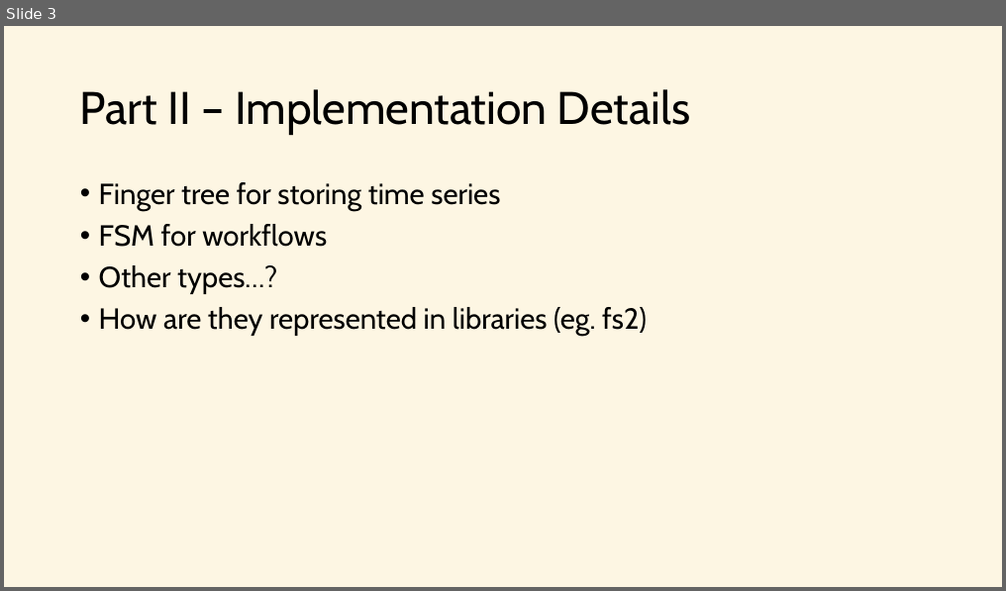
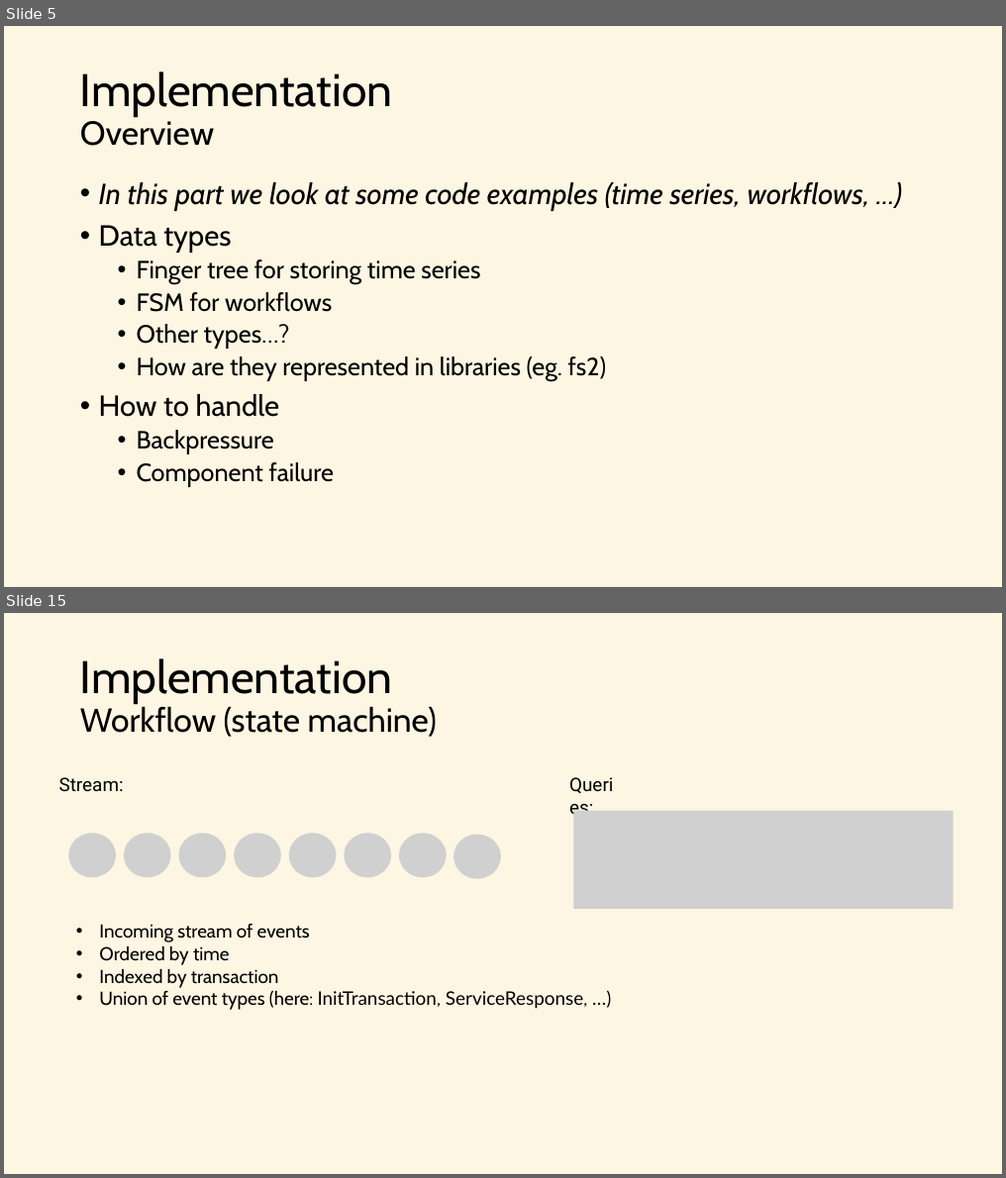
Before and after one commit to j-mueller/talks, a slide deck: 2016-12-scala-exchange/stream-processing.pptx. Shown one above the other, each under a label of ours: slide 3 before the commit, slides 5 and 15 after it; the slides between them are not shown. The pictures are 1006x591 and 1006x1178 pixels, drawn with LibreOffice and Linux fonts; fonts in the diff are those of the drawing; grey boxes stand for pictures. Boxes give left, top, right and bottom in pixels: in the first picture for what was removed or moved away, otherwise in the second. Text is boxed around its words. In the diff, an @@ line names an element or a change of style, - is before the commit and + after.

```diff
--- a/2016-12-scala-exchange/stream-processing.pptx
+++ b/2016-12-scala-exchange/stream-processing.pptx
@@ slide 15 added at (x1=4, y1=613, x2=1002, y2=1174), background #FDF6E3 @@
@@ title added at (x1=80, y1=659, x2=437, y2=737), 32 pt, text #000000 @@
+Implementation
+Workflow (state machine)
@@ group added at (x1=59, y1=777, x2=587, y2=1010): 8 pictures, 2 texts @@
+• Incoming stream of events
+• Ordered by time
+• Indexed by transaction
+• Union of event types (here: InitTransaction, ServiceResponse, …)
+Stream:
@@ text added at (x1=562, y1=769, x2=630, y2=799), 18 pt, text #000000 @@
+Queries:
@@ picture added at (x1=573, y1=811, x2=953, y2=909) @@
@@ what was slide 3 is now slide 5 @@
@@ slide 5 changed as well @@
@@ title at (x1=80, y1=72, x2=392, y2=146): text changed @@
-Part II – Implementation Details
+Implementation
+Overview
@@ text at (x1=99, y1=182, x2=870, y2=253): paragraphs added @@
+• In this part we look at some code examples (time series, workflows, …)
+• Data types
@@ text at (x1=137, y1=260, x2=607, y2=381): size 28 to 24 pt in "Finger tree for storing time series", "FSM for workflows", "Other types…?", "How are they represented in libraries (eg. ..."; list level 1 to 2 in "Finger tree for storing time ..."; list level 1 to 2 in "FSM for workflows"; list level 1 to 2 in "Other types…?"; list level 1 to 2 in "How are they represented in ..." @@
@@ text at (x1=99, y1=394, x2=334, y2=487): paragraphs added @@
+• How to handle
+  • Backpressure
+  • Component failure
```
Also in this commit, not shown: 2 other slides changed, 17 other slides added, 1 slide removed, 2 other files.
